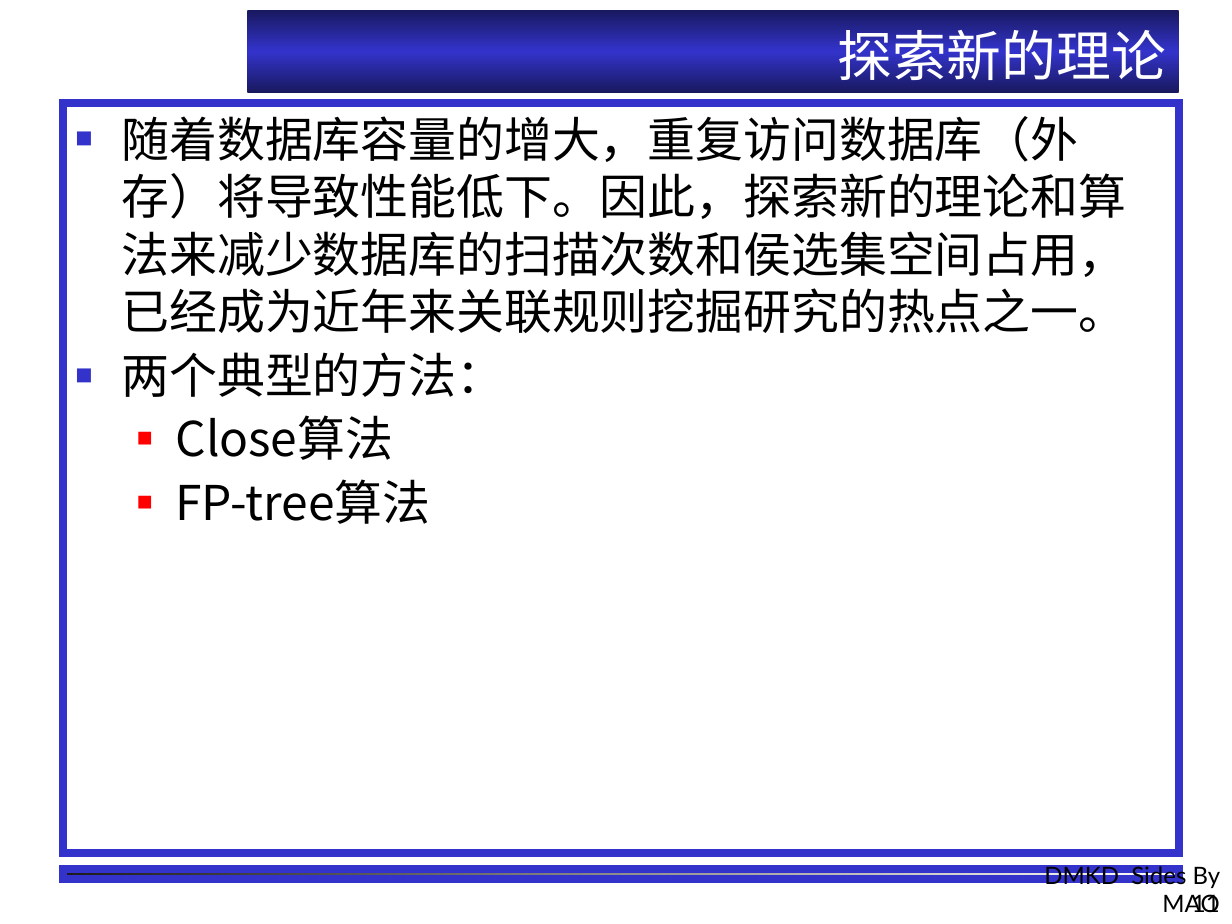
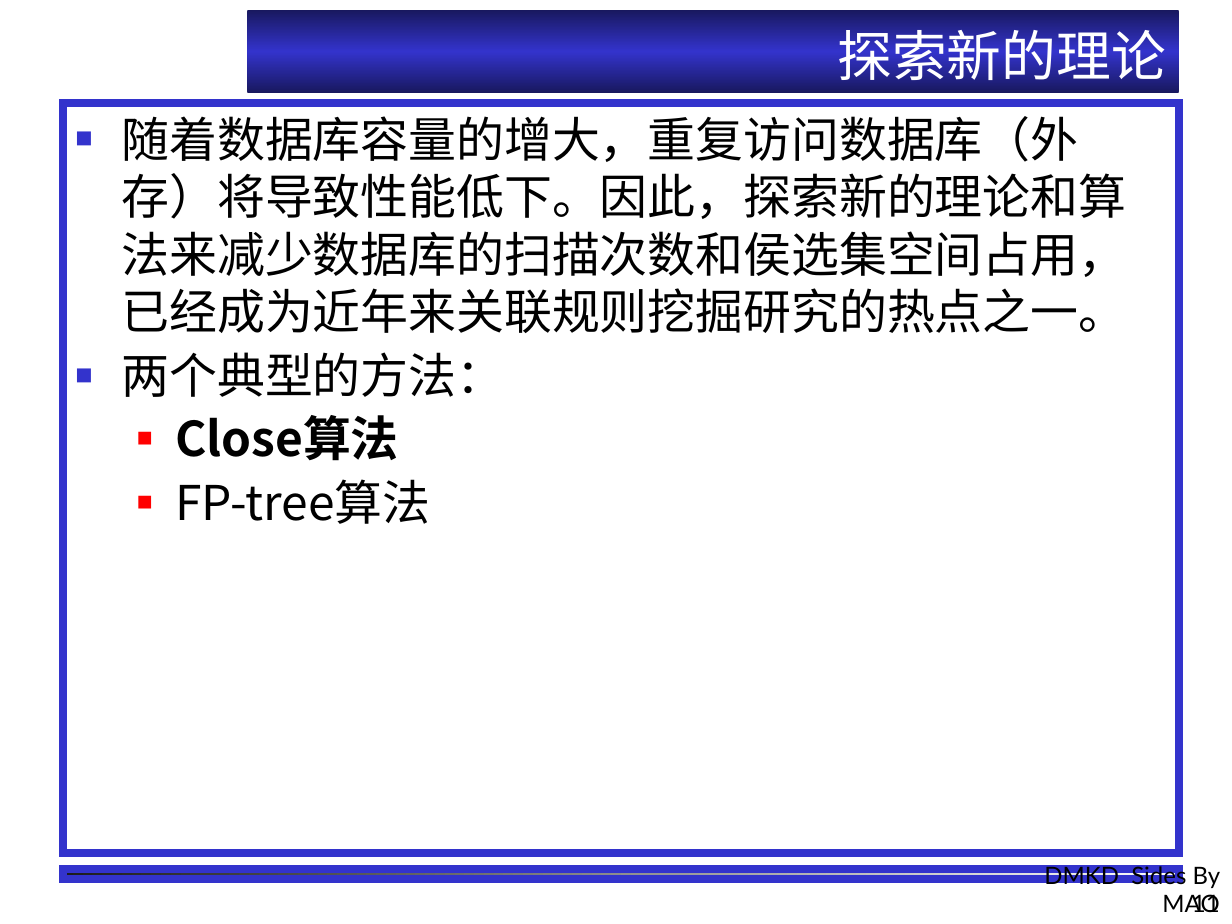
Before and after one commit to shfkuang/shfkuang.github.io, a slide deck: slide 11 of dm/ch3.2.ppt. Drawn at 1232x924 pixels with LibreOffice and Linux fonts; fonts in the diff are those of the drawing; background and template pictures are left out. Boxes give left, top, right and bottom in pixels: in the first picture for what was removed or moved away, otherwise in the second. Text is boxed around its words. In the diff, an @@ line names an element or a change of style, - is before the commit and + after.

Commit message:
update

```diff
--- a/dm/ch3.2.ppt
+++ b/dm/ch3.2.ppt
@@ text at bbox=[175, 415, 398, 461]: bold on in "Close算法" @@
```
